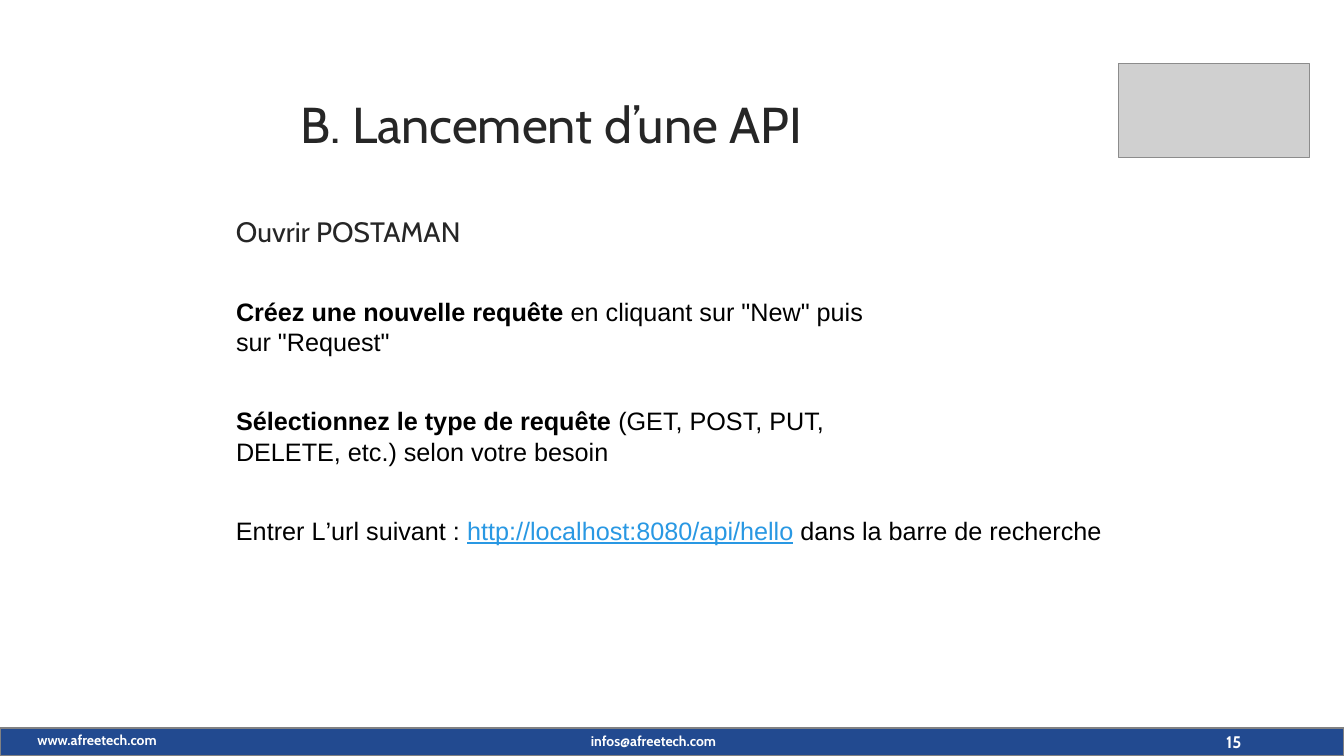
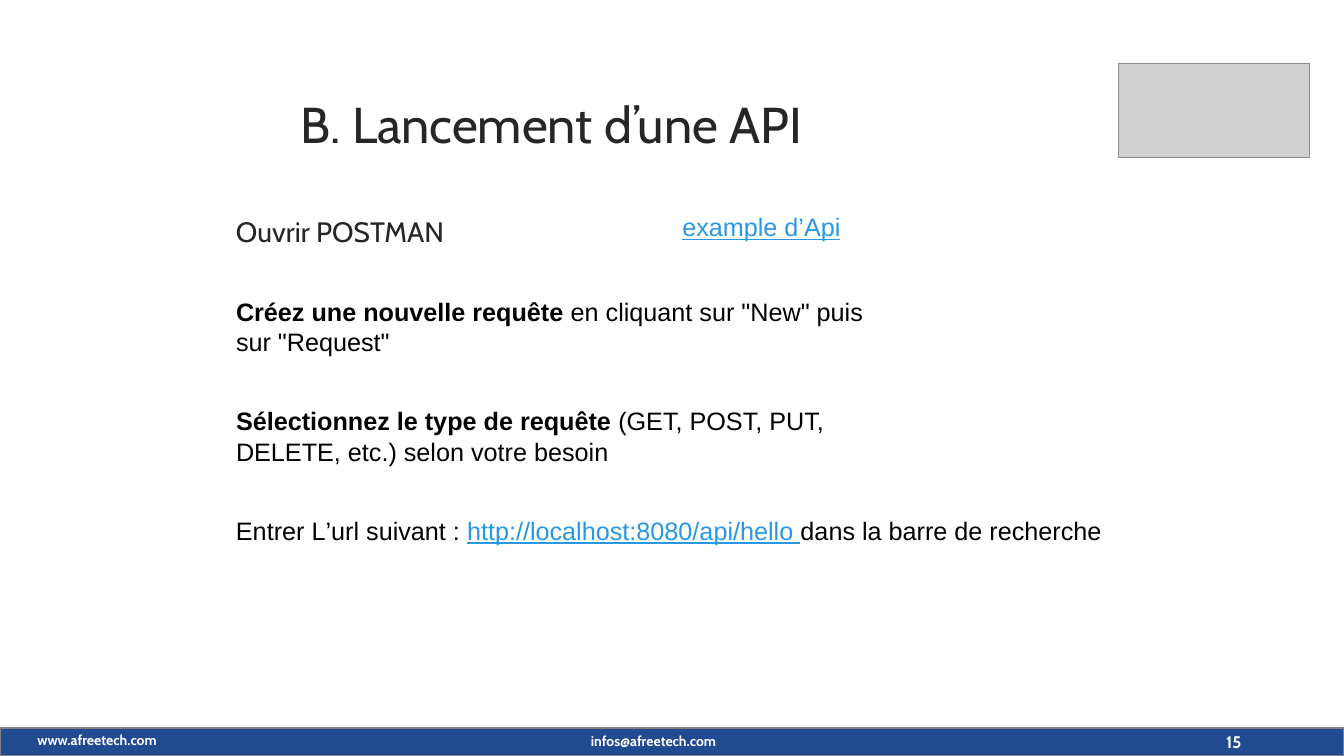
Before and after one commit to maximedorlin/maximedorlin, a slide deck: slide 15 of sprint boot (1).pptx. Drawn at 1344x756 pixels with LibreOffice and Linux fonts; fonts in the diff are those of the drawing; grey boxes stand for pictures; background and template pictures are left out. Boxes give left, top, right and bottom in pixels: in the first picture for what was removed or moved away, otherwise in the second. Text is boxed around its words. In the diff, an @@ line names an element or a change of style, - is before the commit and + after.

```diff
--- a/sprint boot (1).pptx
+++ b/sprint boot (1).pptx
@@ text at box(236, 222, 444, 243): text changed @@
-Ouvrir POSTAMAN
+Ouvrir POSTMAN
@@ text added at box(682, 217, 840, 242), 18 pt, text #2998E3, underline @@
+example d’Api
```
Also in this commit, not shown: 7 other slides changed.
